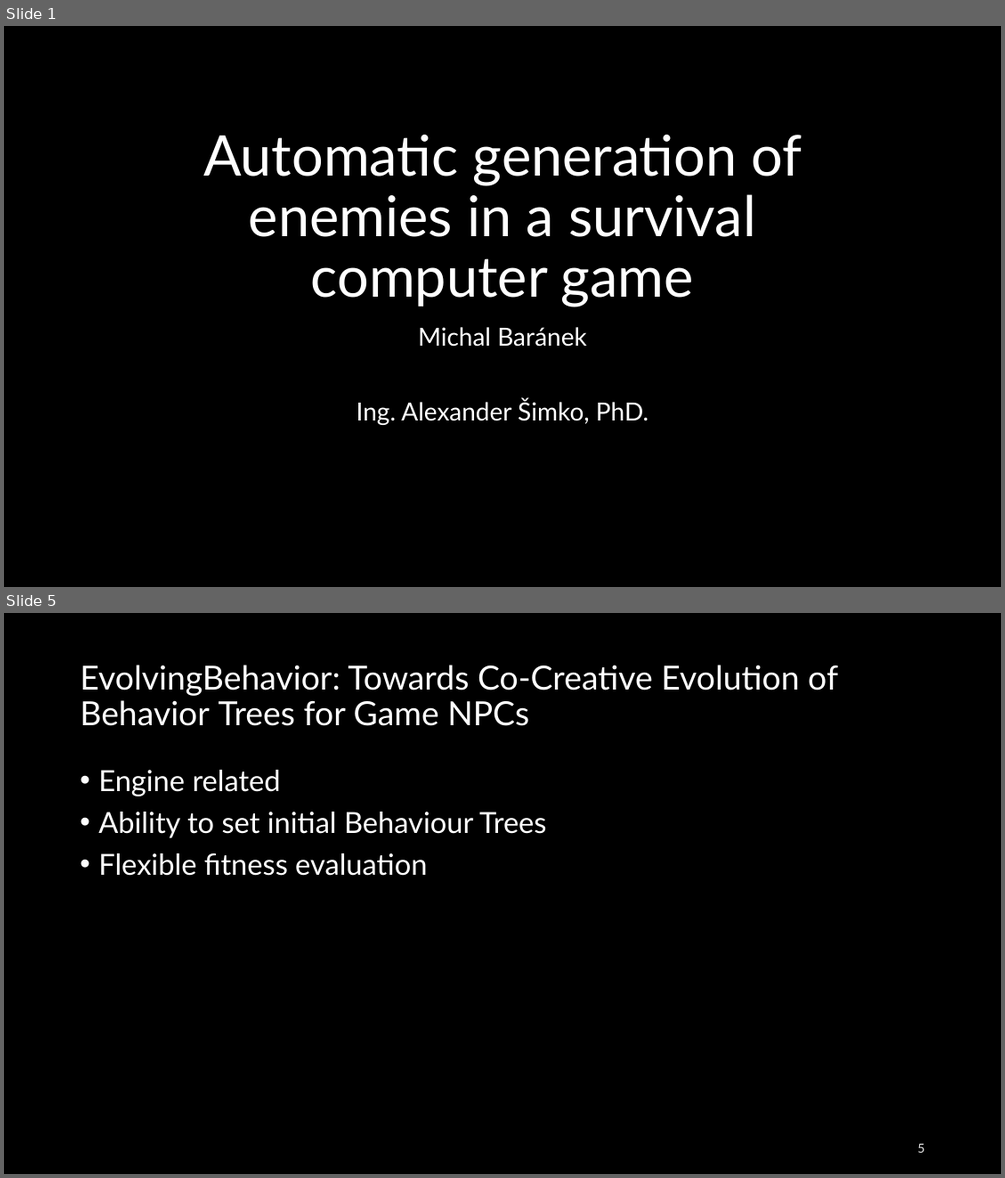
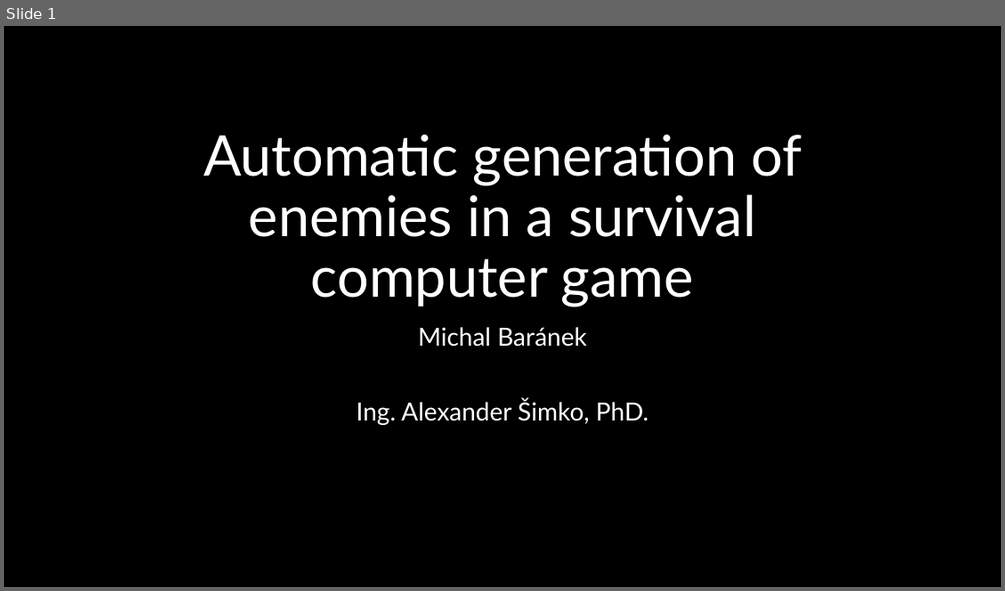
Before and after one commit to Raamxie/BGEN, a slide deck: Automatic generation of enemies in a survival computer.pptx. Shown one above the other, each under a label of ours: slides 1 and 5 before the commit, slide 1 after it; the slides between them are not shown. The pictures are 1005x1178 and 1005x591 pixels, drawn with LibreOffice and Linux fonts; fonts in the diff are those of the drawing. Boxes give left, top, right and bottom in pixels: in the first picture for what was removed or moved away, otherwise in the second. Text is boxed around its words. In the diff, an @@ line names an element or a change of style, - is before the commit and + after.

```diff
--- a/Automatic generation of enemies in a survival computer.pptx
+++ b/Automatic generation of enemies in a survival computer.pptx
@@ slide 5 removed at (4, 613, 1001, 1174), background #000000 @@
@@ title removed at (80, 665, 838, 726) @@
-EvolvingBehavior: Towards Co-Creative Evolution of Behavior Trees for Game NPCs
@@ text removed at (98, 770, 546, 876) @@
-• Engine related
-• Ability to set initial Behaviour Trees
-• Flexible fitness evaluation
@@ page number removed at (917, 1143, 924, 1152) @@
-5
```
Also in this commit, not shown: 6 slides changed, 6 slides added, 9 other files.
